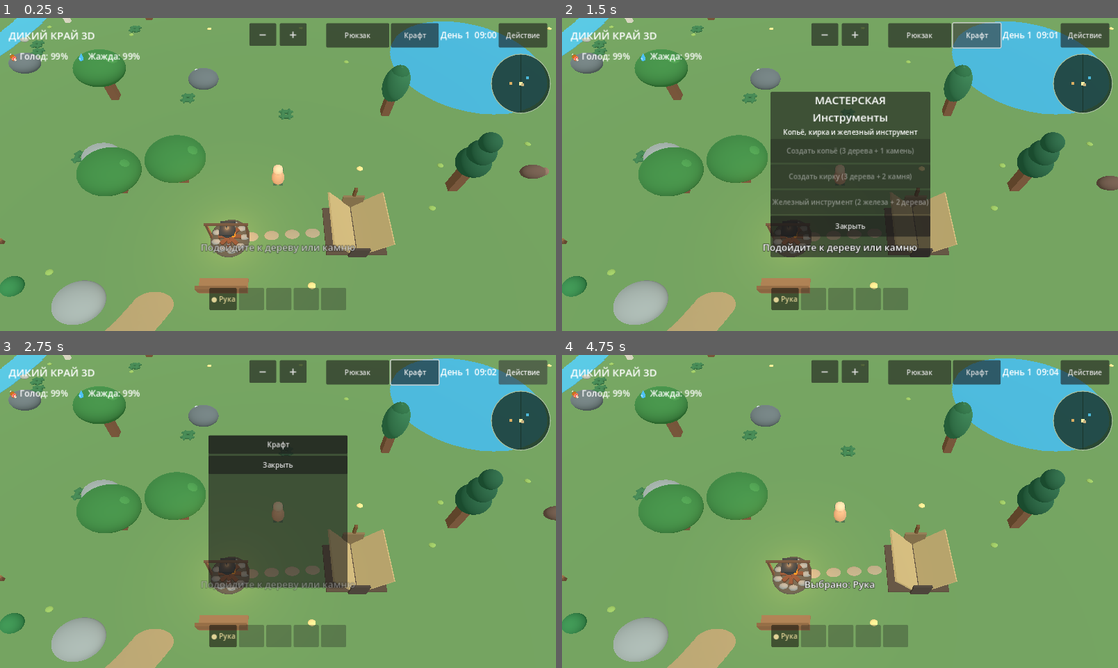
Above: before the commit, frames 1-4 (two rows, left to right).
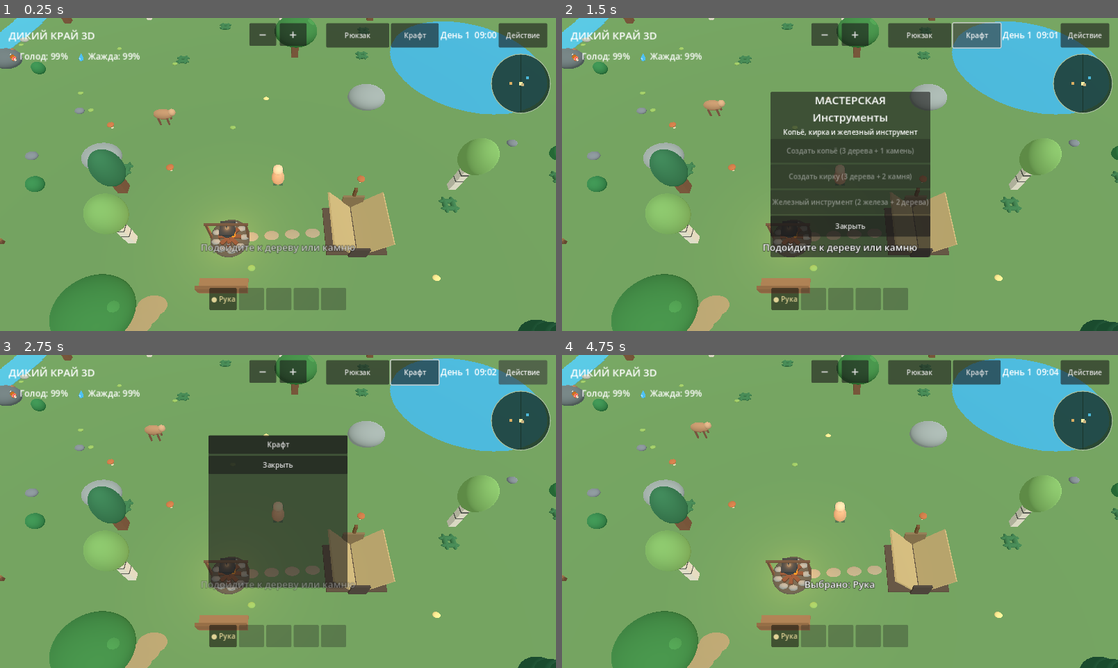
Above: after the commit, the same moments.

Repository: hjz2tz7cgv-ctrl/DikiyKrayGodot
Game: Godot game, scene res://scenes/main.tscn
Same seed, same stepped clock (60 frames per second), same inputs: the game is played once before the commit and once after it.
Inputs:
- Up to frame 1 (0.25 s): no input
- Up to frame 2 (1.5 s): click "Рюкзак" at 0.5 s; click "Крафт" at 1.25 s
- Up to frame 3 (2.75 s): click "Действие" at 2 s
- Up to frame 4 (4.75 s): click "● Рука" at 2.75 s; click "Крафт" at 3.5 s; click "Закрыть" at 4.25 s

The runs differ from the first frame. In frame 1, 12% of the frame differs, in the area x 0-100%, y 0-100%; in frame 2, 11%; in frame 3, 11%; in frame 4, 11%.

Commit message:
Add files via upload

Diff:
--- a/scripts/main.gd
+++ b/scripts/main.gd
@@ -20,8 +20,9 @@
 var player_facing := 0.0
 const FIRE_POS := Vector2(-3.0, 4.0)
 const BENCH_POS := Vector2(-3.0, 7.1)
-const CABIN_POS := Vector2(-23.0, 19.0)
+const CABIN_POS := Vector2(-39.0, 27.0)
 var cabin_searched := false
+var cabin_note_found := false
 var campfire_node: Node3D
 var campfire_light: OmniLight3D
 var fire_flames: Array[MeshInstance3D] = []
@@ -214,7 +215,7 @@
     # Невысокие холмы и скальные выступы по краям карты.
     for i in range(19):
         var pos := Vector2(rng.randf_range(-56.0, 56.0), rng.randf_range(-56.0, 56.0))
-        if pos.length() < 16.0 or _is_lake(pos, 5.0) or _is_stream(pos, 5.0):
+        if pos.length() < 16.0 or pos.distance_to(CABIN_POS) < 9.0 or _is_lake(pos, 5.0) or _is_stream(pos, 5.0):
             continue
         var hill := Node3D.new()
         hill.position = Vector3(pos.x, -0.1, pos.y)
@@ -462,7 +463,7 @@
     return pos.distance_to(LAKE_CENTER) < LAKE_RADIUS + margin
 
 func _can_place(pos: Vector2, radius: float) -> bool:
-    if _is_lake(pos, radius + 0.3) or _is_stream(pos, radius + 0.3):
+    if _is_lake(pos, radius + 0.3) or _is_stream(pos, radius + 0.3) or pos.distance_to(CABIN_POS) < radius + 5.0:
         return false
     if pos.length() < 3.3 or pos.distance_to(TENT_POS) < radius + 3.5 or pos.distance_to(FIRE_POS) < radius + 3.2 or pos.distance_to(BENCH_POS) < radius + 2.4:
         return false
@@ -556,17 +557,30 @@
 func _create_forest_paths() -> void:
     # Светлая извилистая тропа от лагеря к заброшенной хижине.
     # Плоские пятна не блокируют движение и не требуют текстур.
-    var start := Vector2(-7.0, 8.0)
-    for i in range(36):
-        var t := float(i) / 35.0
-        var point := start.lerp(CABIN_POS, t)
-        point.x += sin(t * PI * 2.0) * 1.4
-        if _is_stream(point, 0.4) or _is_lake(point, 0.4):
-            continue
-        var patch := Node3D.new()
-        patch.position = Vector3(point.x, 0.013, point.y)
-        add_child(patch)
-        _mesh_sphere(patch, 0.95, Vector3.ZERO, Color("a28e63"), Vector3(1.25, 0.018, 0.8))
+    # Тропа проходит через существующий мост при Z=23, не по воде.
+    var bridge_z := 23.0
+    var bridge_x := _stream_center_x(bridge_z)
+    var waypoints: Array[Vector2] = [
+        Vector2(-7.0, 8.0),
+        Vector2(bridge_x + 5.2, bridge_z),
+        Vector2(bridge_x, bridge_z),
+        Vector2(bridge_x - 5.2, bridge_z),
+        CABIN_POS + Vector2(0.0, -3.5)
+    ]
+    for segment in range(waypoints.size() - 1):
+        var a := waypoints[segment]
+        var b := waypoints[segment + 1]
+        var steps := maxi(3, int(a.distance_to(b) * 1.8))
+        for i in range(steps):
+            var t := float(i) / float(steps)
+            var point := a.lerp(b, t)
+            # На мосту тропинка не рисуется поверх воды.
+            if _is_stream(point, 0.8) or _is_lake(point, 0.8):
+                continue
+            var patch := Node3D.new()
+            patch.position = Vector3(point.x, 0.013, point.y)
+            add_child(patch)
+            _mesh_sphere(patch, 0.7, Vector3.ZERO, Color("a28e63"), Vector3(1.2, 0.018, 0.8))
     # Заросли папоротника у тропы и в лесу.
     for i in range(85):
         var pos := _random_land_pos(56.0)
@@ -599,6 +613,10 @@
         roof.rotation.z = side * 0.33
     _mesh_box(cabin, Vector3(1.2, 0.7, 0.7), Vector3(0.4, 0.49, 0.6), Color("836044"))
     _mesh_box(cabin, Vector3(0.85, 0.14, 0.8), Vector3(0.4, 0.91, 0.6), Color("b19b6c"))
+    # Старый рюкзак, ящик с припасами и записка на столе.
+    _mesh_box(cabin, Vector3(0.65, 0.72, 0.42), Vector3(-1.2, 0.47, 0.55), Color("645b3d"))
+    _mesh_box(cabin, Vector3(0.85, 0.55, 0.8), Vector3(1.45, 0.38, 1.1), Color("765637"))
+    _mesh_box(cabin, Vector3(0.43, 0.035, 0.32), Vector3(0.4, 1.01, 0.6), Color("e1d2a3"))
     # Стены учитываются как препятствия, но вход открыт.
     for wall_data in [[Vector2(-2.75, 0), 0.7], [Vector2(2.75, 0), 0.7], [Vector2(0, 2.25), 0.7], [Vector2(-1.9, -2.25), 0.5], [Vector2(1.9, -2.25), 0.5]]:
         var offset: Vector2 = wall_data[0]
@@ -1094,6 +1112,8 @@
         time_label.text = "День %d  %02d:%02d" % [day_count, hour, minute]
     bag_label.text = "РЮКЗАК\nДерево: %d    Камень: %d\nЯгоды: %d    Грибы: %d\nМясо: %d    Жареное: %d\nШкуры: %d    К …(235 unchanged characters)…
     bag_label.text += "\nЖелезо: %d  Серебро: %d  Золото: %d\nЖелезный инструмент: %s" % [inventory["iron"], inventory["silver"], inventory["gold"], "есть" if has_iron_tool else "нет"]
+    if cabin_note_found:
+        bag_label.text += "\nЗаписка из хижины: «03:17. Кто-то стоял у палатки...»"
     if quickbar != null:
         _refresh_quickbar()
     _update_minimap()
@@ -1150,9 +1170,10 @@
             status_message = "Хижина уже осмотрена. Внутри тихо и пусто"
         else:
             cabin_searched = true
+            cabin_note_found = true
             inventory["wood"] += 3
             inventory["stone"] += 2
-            status_message = "В хижине найден тайник: +3 древесины, +2 камня"
+            status_message = "Тайник: +3 дерева, +2 камня. Записка: «03:17. Кто-то стоял у палатки...»"
     elif kind == "rest":
         if here.distance_to(BENCH_POS) <= 3.0 and not cooking_active:
             _sit_on_bench()
